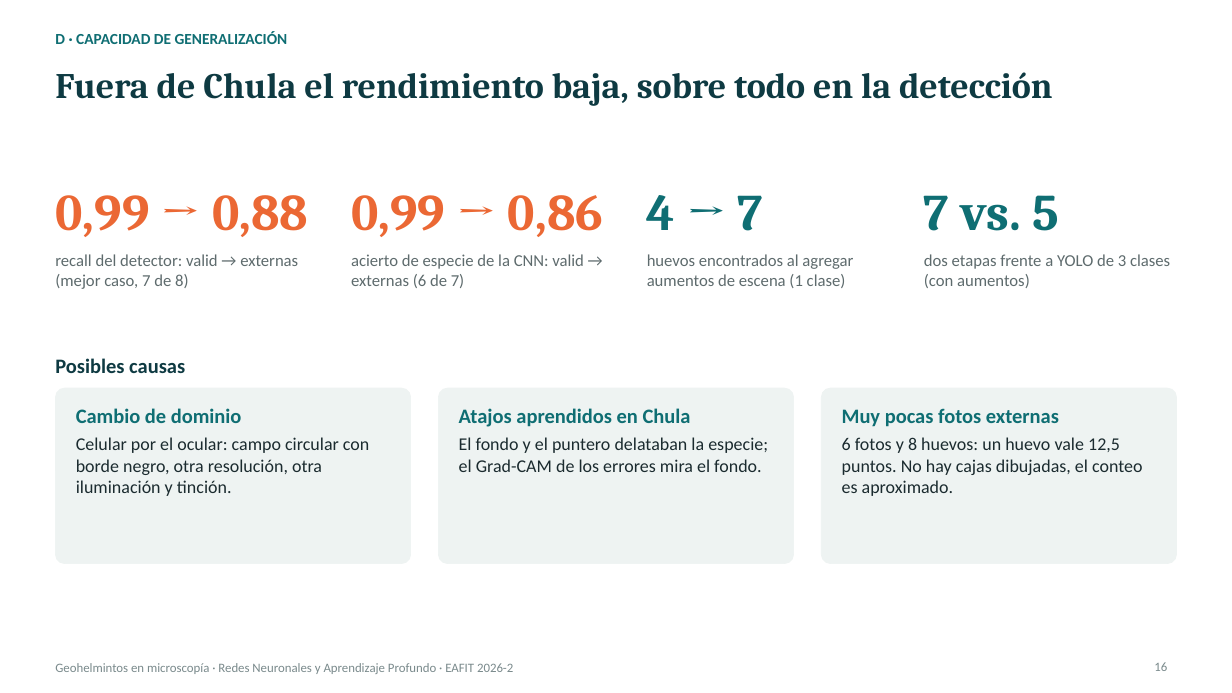
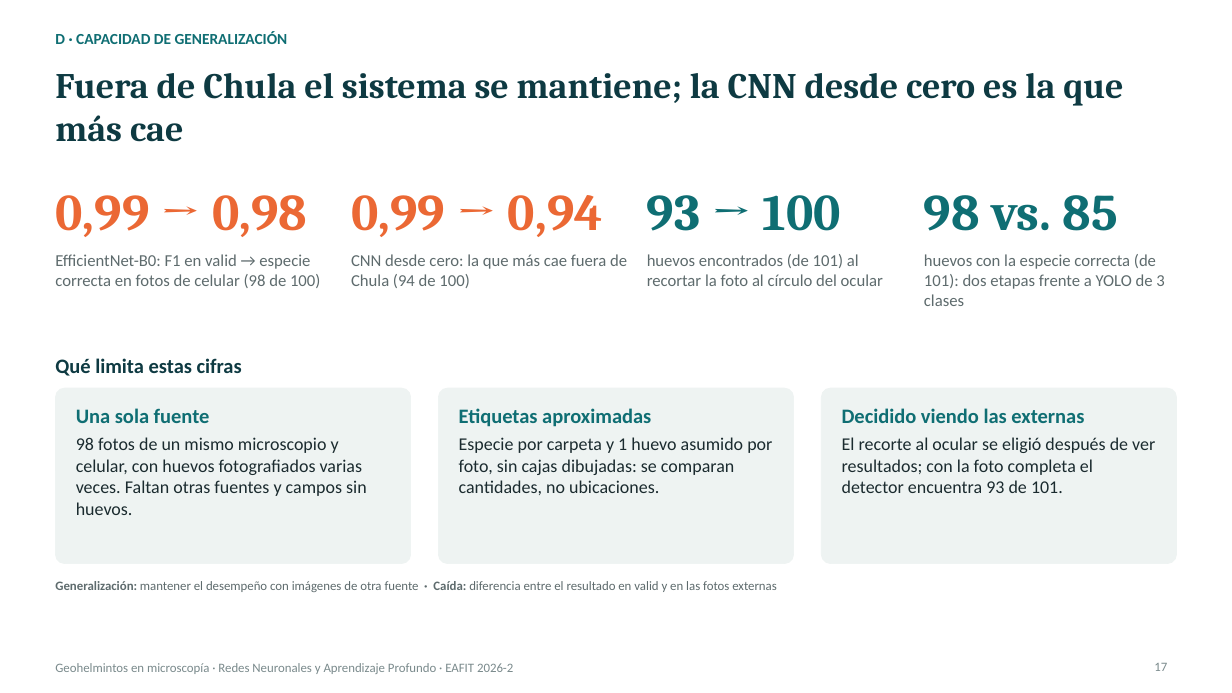
Before and after one commit to Llano0/ParCero_beta, a slide deck: slide 17 of docs/entregas/deep-learning/Presentacion_Geohelmintos_DL.pptx (slide 16 before the commit). Drawn at 1232x693 pixels with LibreOffice and Linux fonts; fonts in the diff are those of the drawing. Boxes give left, top, right and bottom in pixels: in the first picture for what was removed or moved away, otherwise in the second. Text is boxed around its words. In the diff, an @@ line names an element or a change of style, - is before the commit and + after.

```diff
--- a/docs/entregas/deep-learning/Presentacion_Geohelmintos_DL.pptx
+++ b/docs/entregas/deep-learning/Presentacion_Geohelmintos_DL.pptx
@@ title at (x1=55, y1=73, x2=1123, y2=142): text changed @@
-Fuera de Chula el rendimiento baja, sobre todo en la detección
+Fuera de Chula el sistema se mantiene; la CNN desde cero es la que más cae
@@ text at (x1=55, y1=195, x2=307, y2=237): text changed @@
-0,99 → 0,88
+0,99 → 0,98
@@ text at (x1=351, y1=195, x2=603, y2=237): text changed @@
-0,99 → 0,86
+0,99 → 0,94
@@ text at (x1=647, y1=195, x2=841, y2=231): text changed @@
-4 → 7
+93 → 100
@@ text at (x1=924, y1=195, x2=1118, y2=231): text changed @@
-7 vs. 5
+98 vs. 85
@@ text at (x1=55, y1=254, x2=320, y2=288): text changed @@
-recall del detector: valid → externas (mejor caso, 7 de 8)
+EfficientNet-B0: F1 en valid → especie correcta en fotos de celular (98 de 100)
@@ text at (x1=351, y1=254, x2=627, y2=288): text changed @@
-acierto de especie de la CNN: valid → externas (6 de 7)
+CNN desde cero: la que más cae fuera de Chula (94 de 100)
@@ text at (x1=647, y1=254, x2=883, y2=286): text changed @@
-huevos encontrados al agregar aumentos de escena (1 clase)
+huevos encontrados (de 101) al recortar la foto al círculo del ocular
@@ text at (x1=924, y1=254, x2=1164, y2=306): text changed @@
-dos etapas frente a YOLO de 3 clases (con aumentos)
+huevos con la especie correcta (de 101): dos etapas frente a YOLO de 3 clases
@@ text at (x1=55, y1=358, x2=242, y2=376): text changed @@
-Posibles causas
+Qué limita estas cifras
@@ text at (x1=76, y1=408, x2=367, y2=515): text changed @@
-Cambio de dominio
-Celular por el ocular: campo circular con borde negro, otra resolución, otra iluminación y tinción.
+Una sola fuente
+98 fotos de un mismo microscopio y celular, con huevos fotografiados varias veces. Faltan otras fuentes y campos sin huevos.
@@ text at (x1=459, y1=408, x2=772, y2=495): text changed @@
-Atajos aprendidos en Chula
-El fondo y el puntero delataban la especie; el Grad-CAM de los errores mira el fondo.
+Etiquetas aproximadas
+Especie por carpeta y 1 huevo asumido por foto, sin cajas dibujadas: se comparan cantidades, no ubicaciones.
@@ text at (x1=842, y1=408, x2=1155, y2=493): text changed @@
-Muy pocas fotos externas
-6 fotos y 8 huevos: un huevo vale 12,5 puntos. No hay cajas dibujadas, el conteo es aproximado.
+Decidido viendo las externas
+El recorte al ocular se eligió después de ver resultados; con la foto completa el detector encuentra 93 de 101.
@@ text added at (x1=55, y1=581, x2=777, y2=592), 10 pt, text #5E6B6D @@
+Generalización: mantener el desempeño con imágenes de otra fuente · Caída: diferencia entre el resultado en valid y en las fotos externas
@@ page number at (x1=1154, y1=663, x2=1167, y2=671): text changed @@
-16
+17
```
Also in this commit, not shown: 17 other slides changed, 2 slides added, 6 other files.
